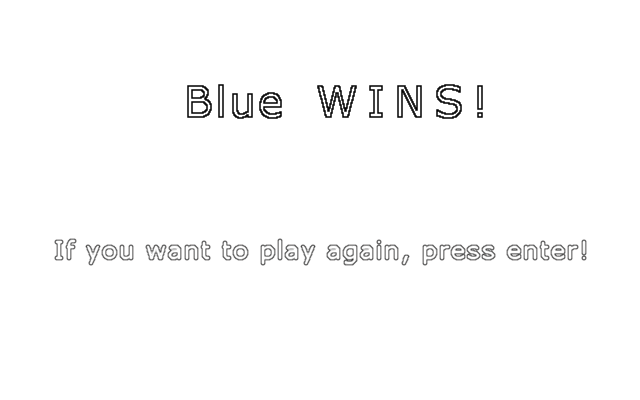
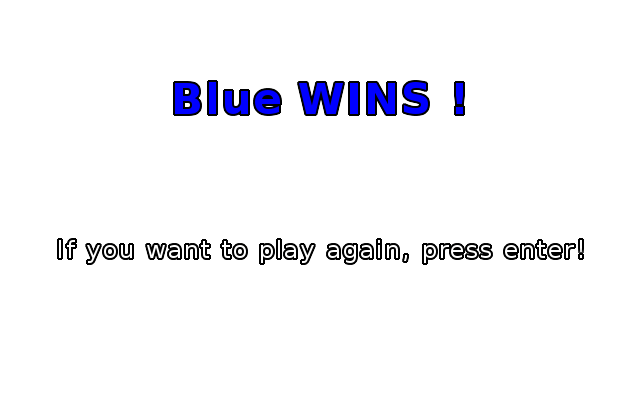
Comparing the layer stacks of the two 640 x 400 images. Changes:
painted on "If you want to play again, pre..." over [54, 238, 587, 266]
added layer "Layer #1" above "Blue WINS !" over [57, 238, 584, 265]
renamed "Blue WINS!" to "Blue WINS !", painted on it over [175, 82, 483, 119]
added layer "Layer" above "Hintergrund" over [173, 80, 465, 116]
